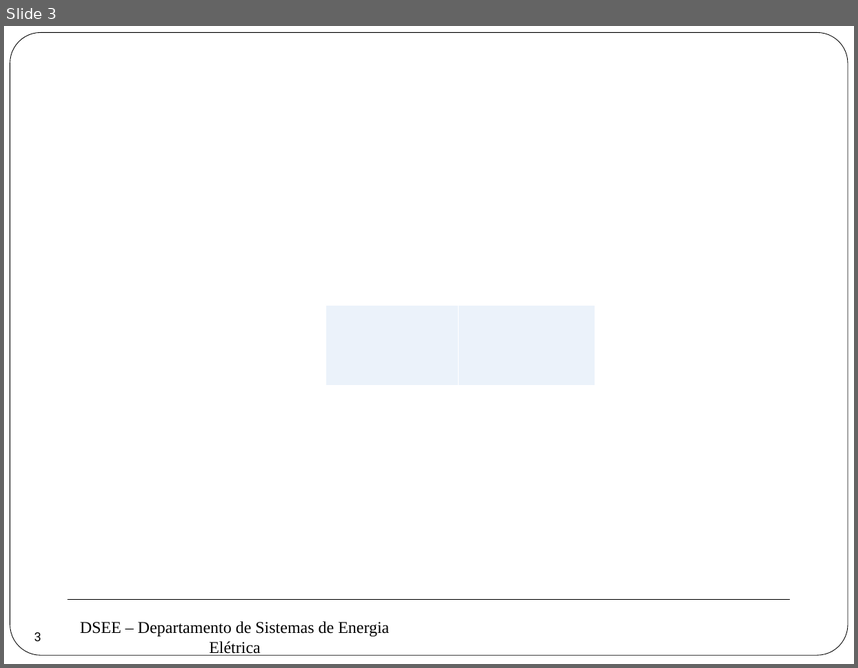
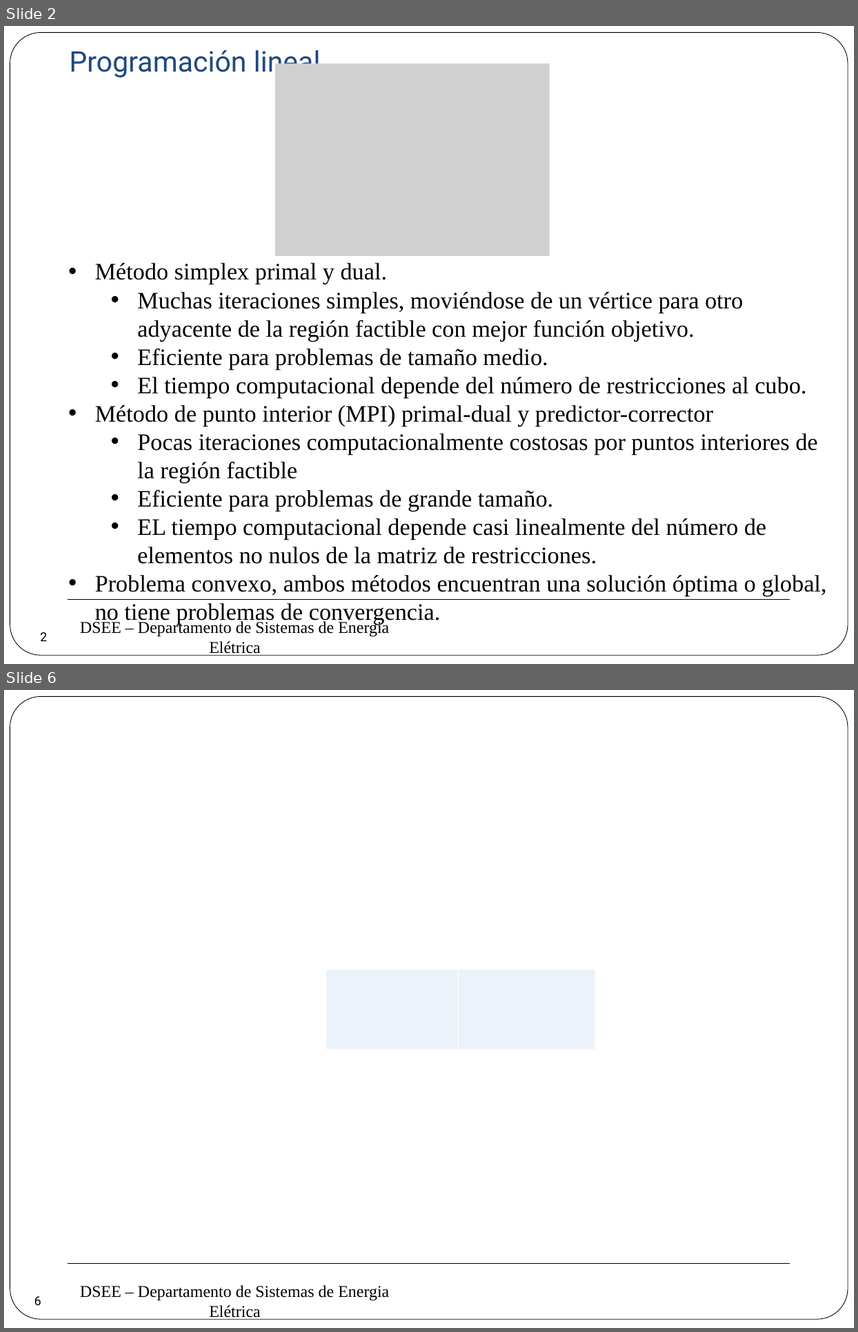
Before and after one commit to erikfilias/Power-Systems-Optimization-using-Julia-Language, a slide deck: 1. Lectures/Introducción a la Optimización aplicada a Sistemas de Energía Eléctrica/Dia 1/4. Programación Lineal.pptx. Shown one above the other, each under a label of ours: slide 3 before the commit, slides 2 and 6 after it; the slides between them are not shown. The pictures are 858x668 and 858x1332 pixels, drawn with LibreOffice and Linux fonts; fonts in the diff are those of the drawing; grey boxes stand for pictures; background and template pictures are left out. Boxes give left, top, right and bottom in pixels: in the first picture for what was removed or moved away, otherwise in the second. Text is boxed around its words. In the diff, an @@ line names an element or a change of style, - is before the commit and + after.

Commit message:
Prog lineal

```diff
--- a/1. Lectures/Introducción a la Optimización aplicada a Sistemas de Energía Eléctrica/Dia 1/4. Programación Lineal.pptx
+++ b/1. Lectures/Introducción a la Optimización aplicada a Sistemas de Energía Eléctrica/Dia 1/4. Programación Lineal.pptx
@@ slide 2 added at bbox=[4, 26, 854, 664], background #FFFFFF; not listed: 3 template elements that a slide beside it also shows @@
@@ text added at bbox=[70, 50, 321, 78], 24 pt, text #1F497D @@
+Programación lineal
@@ picture added at bbox=[275, 63, 550, 256] @@
@@ text added at bbox=[95, 263, 826, 624], 20 pt, text #000000 @@
+• Método simplex primal y dual.
+  • Muchas iteraciones simples, moviéndose de un vértice para otro adyacente de la región factible con mejor función objetivo.
+  • Eficiente para problemas de tamaño medio.
+  • El tiempo computacional depende del número de restricciones al cubo.
+• Método de punto interior (MPI) primal-dual y predictor-corrector
+  • Pocas iteraciones computacionalmente costosas por puntos interiores de la región factible
+  • Eficiente para problemas de grande tamaño.
+  • EL tiempo computacional depende casi linealmente del número de elementos no nulos de la matriz de restricciones.
+• Problema convexo, ambos métodos encuentran una solución óptima o global, no tiene problemas de convergencia.
@@ page number added at bbox=[27, 620, 60, 653], 10.5 pt, text #000000 @@
+2
@@ what was slide 3 is now slide 6 @@
@@ page number at bbox=[34, 1296, 41, 1305]: text changed @@
-3
+6
```
Also in this commit, not shown: 3 other slides added, 1 slide removed, 2 other files.
